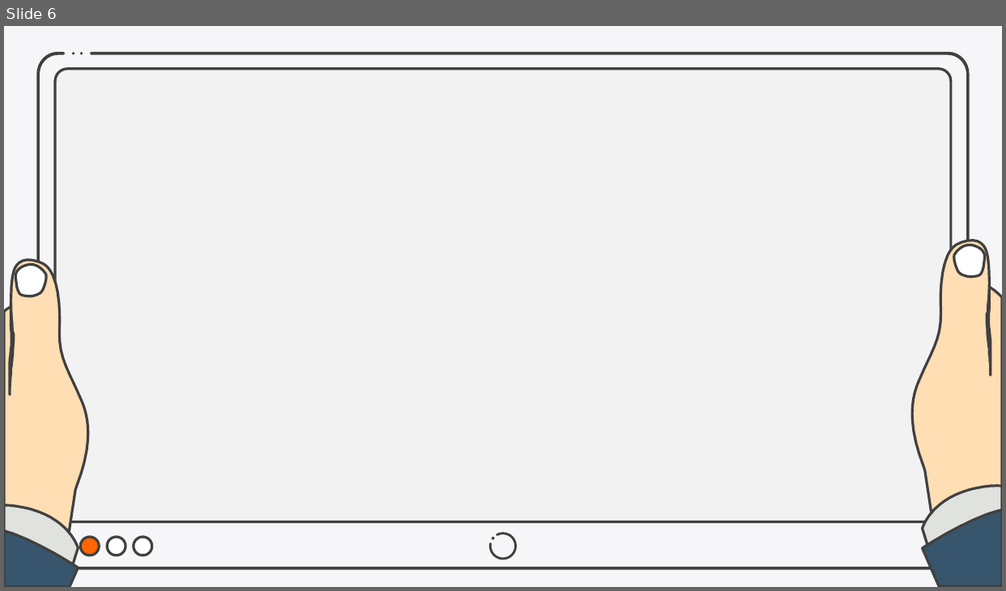
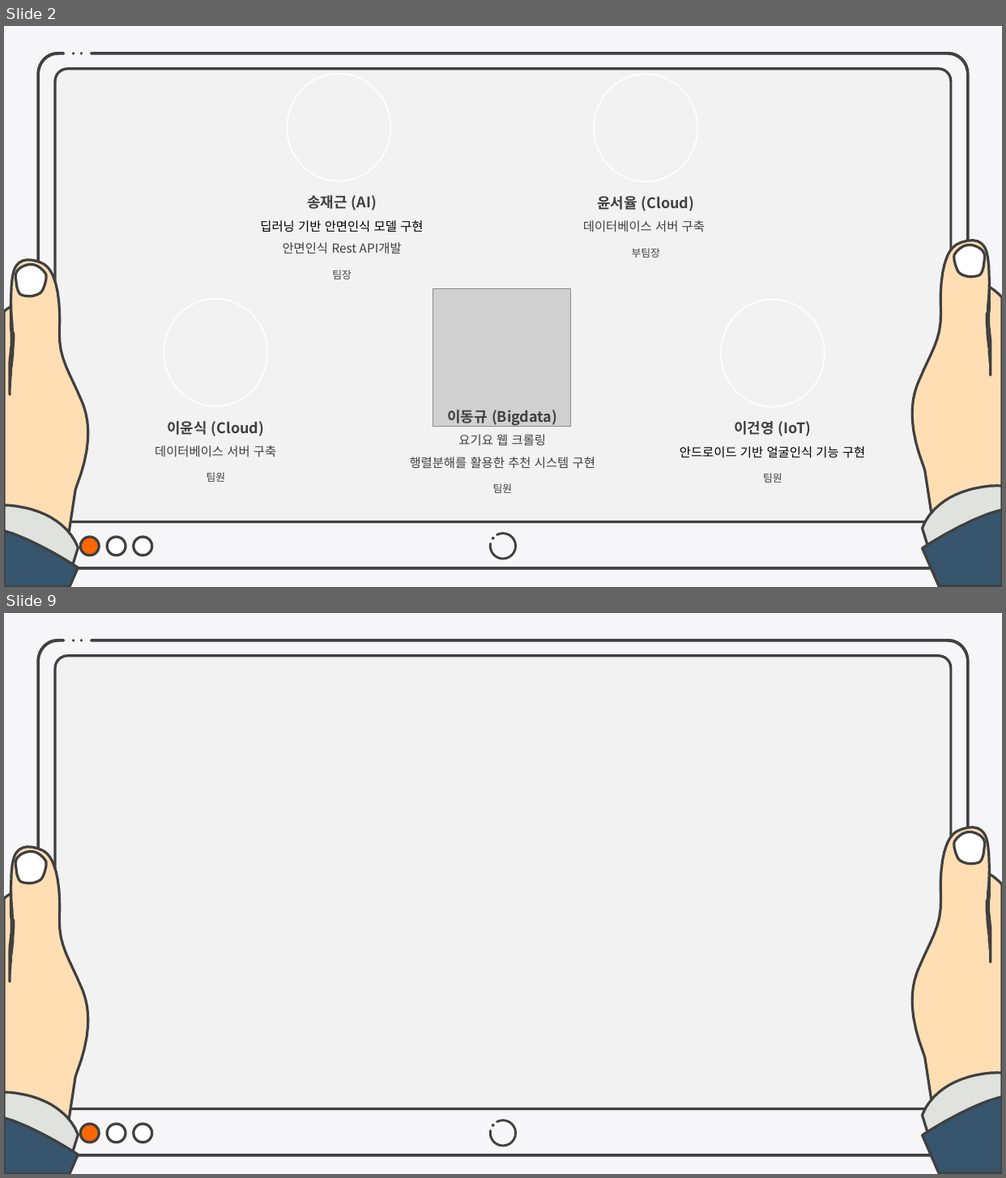
Before and after one commit to lee-dk/Final_Project, a slide deck: ppt/[융복합프로젝트]10조_또왓슈.pptx. Shown one above the other, each under a label of ours: slide 6 before the commit, slides 2 and 9 after it; the slides between them are not shown. The pictures are 1006x591 and 1006x1178 pixels, drawn with LibreOffice and Linux fonts; fonts in the diff are those of the drawing; grey boxes stand for pictures. Boxes give left, top, right and bottom in pixels: in the first picture for what was removed or moved away, otherwise in the second. Text is boxed around its words. In the diff, an @@ line names an element or a change of style, - is before the commit and + after.

```diff
--- a/ppt/[융복합프로젝트]10조_또왓슈.pptx
+++ b/ppt/[융복합프로젝트]10조_또왓슈.pptx
@@ slide 2 added at (4, 26, 1002, 587), background #F6F6F8 @@
@@ ellipse added at (287, 74, 390, 182), fill #F2F2F2, outline #FFFFFF 1.25 pt @@
@@ ellipse added at (594, 74, 697, 182), fill #F2F2F2, outline #FFFFFF 1.25 pt @@
@@ text added at (260, 195, 423, 280), 12 pt, text #404040 @@
+송재근 (AI)
+딥러닝 기반 안면인식 모델 구현
+안면인식 Rest API개발
+팀장
@@ text added at (583, 196, 705, 258), 14 pt, text #404040 @@
+윤서율 (Cloud)
+데이터베이스 서버 구축
+부팀장
@@ picture added at (433, 288, 571, 426) @@
@@ ellipse added at (164, 299, 267, 407), fill #F2F2F2, outline #FFFFFF 1.25 pt @@
@@ ellipse added at (721, 300, 825, 408), fill #F2F2F2, outline #FFFFFF 1.25 pt @@
@@ text added at (410, 410, 595, 493), 12 pt, text #404040 @@
+이동규 (Bigdata)
+요기요 웹 크롤링
+행렬분해를 활용한 추천 시스템 구현
+팀원
@@ text added at (155, 421, 276, 482), 14 pt, text #404040 @@
+이윤식 (Cloud)
+데이터베이스 서버 구축
+팀원
@@ text added at (680, 421, 865, 483), 12 pt, text #000000 @@
+이건영 (IoT)
+안드로이드 기반 얼굴인식 기능 구현
+팀원
@@ group added at (4, 52, 1002, 587): 11 freeform shapes, 4 ellipses, 1 round same rect, 1 arc (boxed as its full ellipse) @@
@@ what was slide 6 is now slide 9 @@
```
Also in this commit, not shown: 3 slides changed, 12 other slides added.
